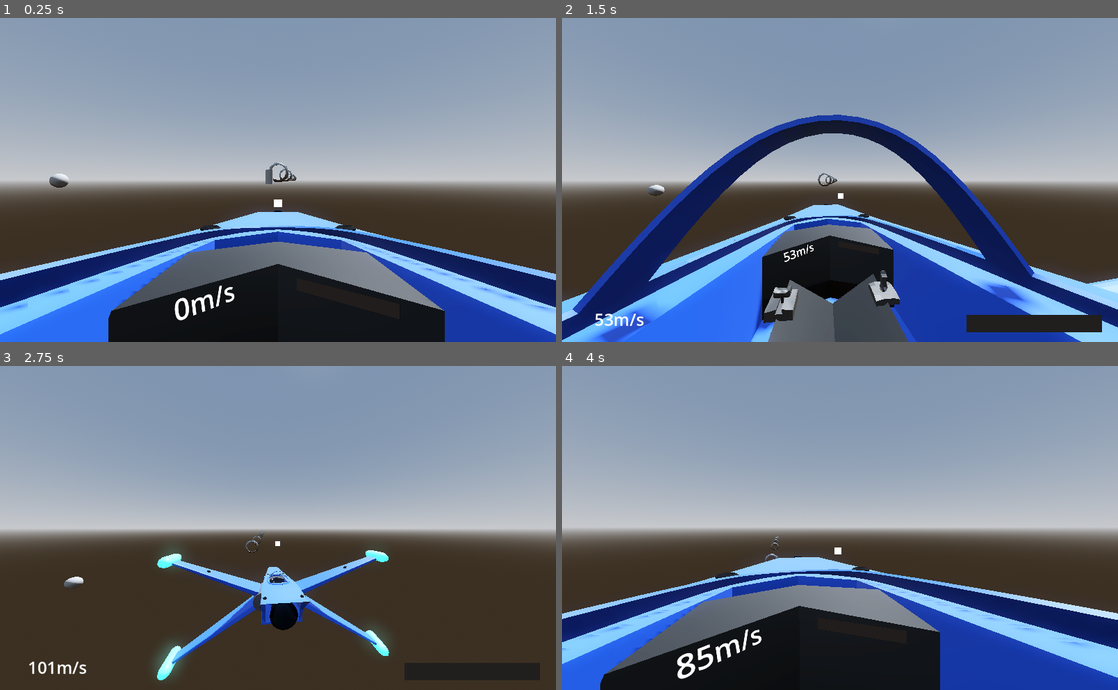
Above: before the commit, frames 1-4 (two rows, left to right).
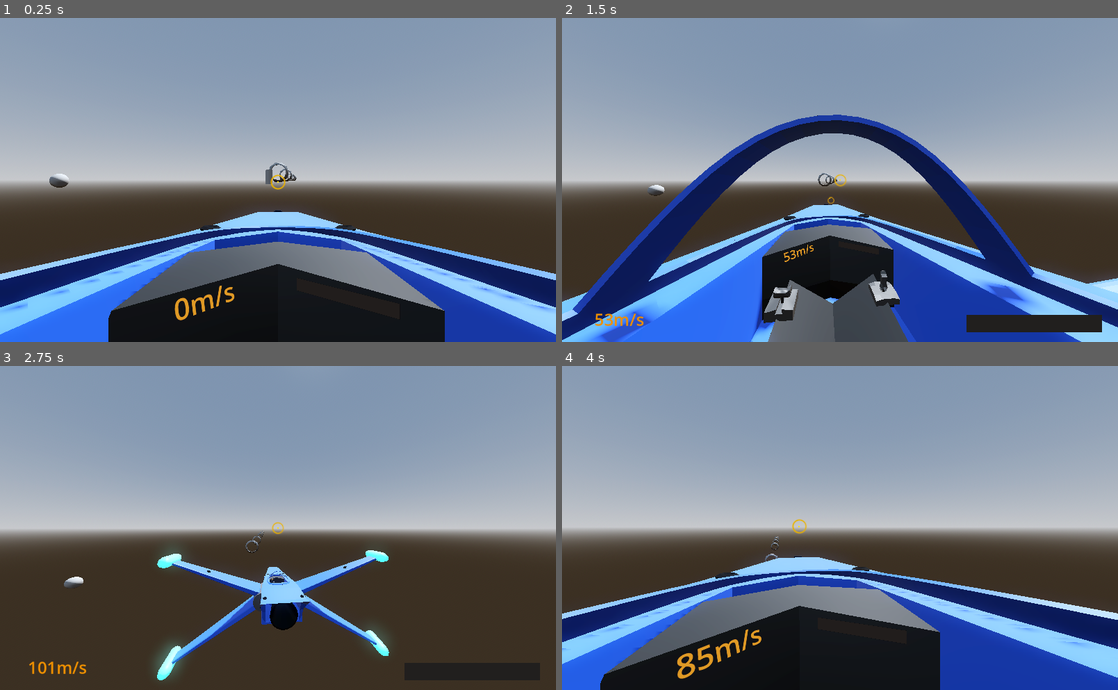
Above: after the commit, the same moments.

Repository: ZoeTheFox/oddity
Game: Godot game, scene res://Scenes/Main Scene/Main.tscn
Two runs of this game, one before a commit and one after it. Both use one fixed random seed, a clock stepped at 60 frames per second and the inputs below.
Inputs (mouse positions are in pixels of both pictures, inside the frame that each line leads up to):
- Up to frame 1 (0.25 s): no input
- Up to frame 2 (1.5 s): tap Enter at 0.5 s; move the mouse to (834, 186) at 0.52 s; hold Alt (camera-look-around) 0.53-1.28 s; hold Space (move-up) from 0.53 s (still down); move the mouse to (878, 183) at 1.27 s; tap K (camera-switch-view) at 1.35 s
- Up to frame 3 (2.75 s): keep holding Space (move-up); move the mouse to (233, 524) at 2.02 s; hold Alt (camera-look-around) from 2.03 s (still down)
- Up to frame 4 (4 s): move the mouse to (845, 528) at 2.77 s; release Space (move-up) at 2.78 s; release Alt (camera-look-around) at 2.78 s; hold A (move-left) 2.78-3.53 s; tap K (camera-switch-view) at 2.85 s; move the mouse to (817, 521) at 3.52 s; hold Space (move-up) from 3.53 s (still down); hold Alt (camera-look-around) from 3.53 s (still down)

The runs differ from the first frame. In frame 1, 0.4% of the frame differs, in the area x 31-52%, y 48-94%; in frame 2, 0.3%; in frame 3, 0.2%; in frame 4, 0.5%, in the area x 20-51%, y 47-97%.

Commit message:
added new crosshair

Diff:
--- /dev/null
+++ b/Oddity/Scenes/Spaceship/UI/Crosshair/PitchYawCrosshair.gd
@@ -0,0 +1,45 @@
+extends Node3D
+
+@export
+var is_first_person_crosshair : bool
+
+var x_offset : float
+var y_offset : float
+
+@onready
+var crosshairSprite = $crosshairUI1stPerson
+
+# Called when the node enters the scene tree for the first time.
+func _ready():
+	pass # Replace with function body.
+
+
+# Called every frame. 'delta' is the elapsed time since the previous frame.
+func _process(delta):
+ # Calculate the distance from the center (0,0) to the current position
+	var distance = Vector2(x_offset, y_offset).length()
+
+	# Map the distance to a scale value between 30% and 100%
+	var scale = lerp(1.0, 0.3, distance / 100)
+
+	scale = clamp(scale, 0.3, 1.0);
+
+	crosshairSprite.scale = Vector3(scale, scale, scale)
+
+	crosshairSprite.offset.x = x_offset / scale
+	crosshairSprite.offset.y = y_offset / scale
+
+
+func _on_user_control_yaw(percent):
+	x_offset = percent
+
+
+func _on_user_control_pitch(percent):
+	y_offset = -percent
+
+
+func _on_cameras_is_first_person_signal(is_first_person):
+	if (is_first_person and not is_first_person_crosshair):
+		hide()
+	else:
+		show()
--- /dev/null
+++ b/Oddity/Scenes/Spaceship/UI/Crosshair/crosshair.tscn
@@ -0,0 +1,19 @@
+[gd_scene load_steps=4 format=3 uid="uid://cr7t8smpohmy4"]
+
+[ext_resource type="Script" path="res://Scenes/Spaceship/UI/Crosshair/PitchYawCrosshair.gd" id="1_nl1el"]
+[ext_resource type="Texture2D" uid="uid://by7u6g7gfpff3" path="res://Scenes/Spaceship/UI/Crosshair/crosshair-round.png" id="2_a0kl3"]
+[ext_resource type="Texture2D" uid="uid://ddpa36y8mkpiy" path="res://Scenes/Spaceship/UI/Crosshair/crosshair.png" id="3_igigh"]
+
+[node name="Crosshair" type="Node3D"]
+script = ExtResource("1_nl1el")
+
+[node name="crosshairUI1stPerson" type="Sprite3D" parent="."]
+modulate = Color(0.823529, 0.564706, 0, 1)
+pixel_size = 0.001
+texture = ExtResource("2_a0kl3")
+
+[node name="Sprite3D2" type="Sprite3D" parent="."]
+transform = Transform3D(1, 0, 0, 0, 1, 0, 0, 0, 1, 0, 0, -0.249027)
+modulate = Color(0.988235, 0.784314, 0.117647, 1)
+pixel_size = 0.0005
+texture = ExtResource("3_igigh")
--- a/Oddity/Scenes/Spaceship/UI/ExteriorUI/ExteriorUI.tscn
+++ b/Oddity/Scenes/Spaceship/UI/ExteriorUI/ExteriorUI.tscn
@@ -1,9 +1,10 @@
 [gd_scene load_steps=3 format=3 uid="uid://y7nouloq56us"]
 
-[ext_resource type="PackedScene" uid="uid://dcrgqef52ouim" path="res://Scenes/Spaceship/UI/ThrustBarInterior/ThrustBar2D.tscn" id="1_cfluk"]
+[ext_resource type="PackedScene" uid="uid://dcrgqef52ouim" path="res://Scenes/Spaceship/UI/InteriorUI/ThrustBar2D.tscn" id="1_cfluk"]
 
 [sub_resource type="LabelSettings" id="LabelSettings_7noet"]
 font_size = 36
+font_color = Color(0.929412, 0.560784, 0, 1)
 
 [node name="ExteriorUI" type="Control"]
 layout_mode = 3
--- a/Oddity/Scenes/Spaceship/UI/ThrustBarInterior/ThrustBar.tscn
+++ b/Oddity/Scenes/Spaceship/UI/InteriorUI/ThrustBar.tscn
@@ -1,7 +1,7 @@
 [gd_scene load_steps=4 format=3 uid="uid://bgf8dwq20dfn3"]
 
-[ext_resource type="PackedScene" uid="uid://dcrgqef52ouim" path="res://Scenes/Spaceship/UI/ThrustBarInterior/ThrustBar2D.tscn" id="1_6ellf"]
-[ext_resource type="Script" path="res://Scenes/Spaceship/UI/ThrustBarInterior/ThrustBar.gd" id="1_j0yq7"]
+[ext_resource type="PackedScene" uid="uid://dcrgqef52ouim" path="res://Scenes/Spaceship/UI/InteriorUI/ThrustBar2D.tscn" id="1_6ellf"]
+[ext_resource type="Script" path="res://Scenes/Spaceship/UI/InteriorUI/ThrustBar.gd" id="1_j0yq7"]
 
 [sub_resource type="ViewportTexture" id="ViewportTexture_gaf51"]
 viewport_path = NodePath("SubViewport")
--- a/Oddity/Scenes/Spaceship/UI/PitchYaw/PitchYawCrosshair.gd
+++ /dev/null
@@ -1,23 +0,0 @@
-extends Sprite3D
-
-
-var x_offset : float
-var y_offset : float
-
-# Called when the node enters the scene tree for the first time.
-func _ready():
-	pass # Replace with function body.
-
-
-# Called every frame. 'delta' is the elapsed time since the previous frame.
-func _process(delta):
-	offset.x = x_offset
-	offset.y = y_offset
-
-
-func _on_user_control_yaw(percent):
-	x_offset = percent
-
-
-func _on_user_control_pitch(percent):
-	y_offset = -percent
--- a/Oddity/Scenes/Spaceship/UI/PitchYaw/crossahair_ui_3_rd_person.tscn
+++ /dev/null
@@ -1,16 +0,0 @@
-[gd_scene load_steps=3 format=3 uid="uid://sbarbbx73psc"]
-
-[ext_resource type="Texture2D" uid="uid://b1587k88s4fw4" path="res://Scenes/Spaceship/UI/PitchYaw/crosshair.png" id="1_h4n60"]
-[ext_resource type="Script" path="res://Scenes/Spaceship/UI/PitchYaw/PitchYawCrosshair.gd" id="2_y4kvw"]
-
-[node name="crossahairUI3rdPerson" type="Sprite3D"]
-transform = Transform3D(1, 0, 0, 0, 1, 0, 0, 0, 1, 0, 0.546898, -5.2922)
-pixel_size = 0.009
-texture = ExtResource("1_h4n60")
-script = ExtResource("2_y4kvw")
-
-[node name="Sprite3D2" type="Sprite3D" parent="."]
-transform = Transform3D(1, 0, 0, 0, 1, 0, 0, 0, 1, 0, 0.546898, -5.29219)
-modulate = Color(0.811765, 0.811765, 0.811765, 1)
-pixel_size = 0.0051
-texture = ExtResource("1_h4n60")
--- a/Oddity/Scenes/Spaceship/UI/PitchYaw/crosshair_ui_1_st_person.tscn
+++ /dev/null
@@ -1,16 +0,0 @@
-[gd_scene load_steps=3 format=3 uid="uid://cr7t8smpohmy4"]
-
-[ext_resource type="Texture2D" uid="uid://b1587k88s4fw4" path="res://Scenes/Spaceship/UI/PitchYaw/crosshair.png" id="1_btdqc"]
-[ext_resource type="Script" path="res://Scenes/Spaceship/UI/PitchYaw/PitchYawCrosshair.gd" id="2_tt2mk"]
-
-[node name="crosshairUI1stPerson" type="Sprite3D"]
-transform = Transform3D(1, 0, 0, 0, 1, 0, 0, 0, 1, 0, -0.121, -1.088)
-pixel_size = 0.002
-texture = ExtResource("1_btdqc")
-script = ExtResource("2_tt2mk")
-
-[node name="Sprite3D2" type="Sprite3D" parent="."]
-transform = Transform3D(1, 0, 0, 0, 1, 0, 0, 0, 1, 0, -0.121, -1.088)
-modulate = Color(0.811765, 0.811765, 0.811765, 1)
-pixel_size = 0.0005
-texture = ExtResource("1_btdqc")
--- a/Oddity/Scenes/Spaceship/UI/ThrustSpeedText/ThrustAndSpeed.gd
+++ /dev/null
@@ -1,21 +0,0 @@
-extends Control
-
-var speeda : float
-var throttlea : float
-
-# Called when the node enters the scene tree for the first time.
-func _ready():
-	pass # Replace with function body.
-
-
-# Called every frame. 'delta' is the elapsed time since the previous frame.
-func _process(delta):
-	$MarginContainer/HBoxContainer/RichTextLabel.text = "speed: " + str(speeda) + "\nThrottle: " + str(throttlea)
-
-
-func _on_fighter_gen_7_speed_signal(speed):
-	speeda = speed
-
-
-func _on_user_control_throttle_signal(throttle):
-	throttlea = throttle
--- a/Oddity/Scenes/Spaceship/UI/ThrustSpeedText/UI.tscn
+++ /dev/null
@@ -1,28 +0,0 @@
-[gd_scene load_steps=2 format=3 uid="uid://bfe8v0o7ohgvi"]
-
-[ext_resource type="Script" path="res://Scenes/Spaceship/UI/ThrustSpeedText/ThrustAndSpeed.gd" id="1_rsbhx"]
-
-[node name="UI" type="Control"]
-layout_mode = 3
-anchors_preset = 15
-anchor_right = 1.0
-anchor_bottom = 1.0
-grow_horizontal = 2
-grow_vertical = 2
-script = ExtResource("1_rsbhx")
-
-[node name="MarginContainer" type="MarginContainer" parent="."]
-layout_mode = 1
-anchors_preset = 15
-anchor_right = 1.0
-anchor_bottom = 1.0
-grow_horizontal = 2
-grow_vertical = 2
-
-[node name="HBoxContainer" type="HBoxContainer" parent="MarginContainer"]
-layout_mode = 2
-
-[node name="RichTextLabel" type="RichTextLabel" parent="MarginContainer/HBoxContainer"]
-custom_minimum_size = Vector2(100, 0)
-layout_mode = 2
-text = "dsfsdfdsfd"
--- a/Oddity/Scenes/Spaceship/fighter_gen_7.tscn
+++ b/Oddity/Scenes/Spaceship/fighter_gen_7.tscn
@@ -8,9 +8,9 @@
 [ext_resource type="ArrayMesh" uid="uid://dh5qg0701ykbr" path="res://Assets/Spaceships/FighterGen7/fighterGen7-CollisionMesh.obj" id="4_u2t7m"]
 [ext_resource type="Script" path="res://Scenes/Spaceship/Scripts/CameraScripts/CameraShake.gd" id="7_1k7xb"]
 [ext_resource type="PackedScene" uid="uid://d0j0koj552phk" path="res://Scenes/Spaceship/VelocityArrow/Velocity_Arrows.tscn" id="7_8us3n"]
-[ext_resource type="PackedScene" uid="uid://cr7t8smpohmy4" path="res://Scenes/Spaceship/UI/PitchYaw/crosshair_ui_1_st_person.tscn" id="7_c6fve"]
-[ext_resource type="Script" path="res://Scenes/Spaceship/UI/SpeedUI.gd" id="8_dc5un"]
-[ext_resource type="PackedScene" uid="uid://bgf8dwq20dfn3" path="res://Scenes/Spaceship/UI/ThrustBarInterior/ThrustBar.tscn" id="9_p60qj"]
+[ext_resource type="PackedScene" uid="uid://cr7t8smpohmy4" path="res://Scenes/Spaceship/UI/PitchYaw/crosshair.tscn" id="7_c6fve"]
+[ext_resource type="Script" path="res://Scenes/Spaceship/UI/InteriorUI/SpeedUI.gd" id="8_0jh2p"]
+[ext_resource type="PackedScene" uid="uid://bgf8dwq20dfn3" path="res://Scenes/Spaceship/UI/InteriorUI/ThrustBar.tscn" id="9_p60qj"]
 [ext_resource type="PackedScene" uid="uid://y7nouloq56us" path="res://Scenes/Spaceship/UI/ExteriorUI/ExteriorUI.tscn" id="10_hq4ty"]
 [ext_resource type="Script" path="res://Scenes/Spaceship/UI/ExteriorUI/ExteriorUI.gd" id="11_1okw4"]
 
@@ -135,13 +135,15 @@
 acceleration_movement_factor_third_person = 0.2
 camera_shake_strength_third_person = 100.0
 
+[node name="Crosshair" parent="Ship/Cameras/CameraPivots/TwistPivot/PitchPivot/Camera3D" instance=ExtResource("7_c6fve")]
+transform = Transform3D(1, 0, 0, 0, 1, 0, 0, 0, 1, 0, 0, -1.06799)
+visible = false
+
 [node name="CameraViewSwitchAnimator" type="AnimationPlayer" parent="Ship/Cameras/CameraPivots/TwistPivot/PitchPivot/Camera3D"]
 libraries = {
 "": SubResource("AnimationLibrary_5p352")
 }
 
-[node name="crosshairUI1stPerson" parent="Ship/Cameras/CameraPivots/TwistPivot/PitchPivot/Camera3D" instance=ExtResource("7_c6fve")]
-
 [node name="UI" type="Node3D" parent="."]
 
 [node name="InteriorUI" type="Node3D" parent="UI"]
@@ -149,13 +151,18 @@
 [node name="SpeedUI" type="Label3D" parent="UI/InteriorUI"]
 transform = Transform3D(0.824723, -0.251608, 0.506483, 0.0378511, 0.918129, 0.394469, -0.564268, -0.306157, 0.766726, -0.430985, 0.726422, 0.508235)
 pixel_size = 0.002
+modulate = Color(0.772549, 0.47451, 0.145098, 1)
 outline_modulate = Color(0, 0, 0, 0)
 text = "Test"
 font_size = 74
-script = ExtResource("8_dc5un")
+script = ExtResource("8_0jh2p")
 
 [node name="ThrustBar" parent="UI/InteriorUI" instance=ExtResource("9_p60qj")]
 transform = Transform3D(0.143435, 0, -0.0815555, 0, 0.165, 0, 0.0815555, 0, 0.143435, 0.396223, 0.726971, 0.475676)
+
+[node name="Crosshair" parent="UI/InteriorUI" instance=ExtResource("7_c6fve")]
+transform = Transform3D(1, 0, 0, 0, 1, 0, 0, 0, 1, 0, 1.4316, 0.50529)
+is_first_person_crosshair = true
 
 [node name="ExteriorUI" type="Node3D" parent="UI"]
 
@@ -205,7 +212,8 @@
 [connection signal="no_thrust_up" from="UserControl" to="." method="_on_user_control_no_thrust_up"]
 [connection signal="no_yaw" from="UserControl" to="." method="_on_user_control_no_yaw"]
 [connection signal="pitch" from="UserControl" to="." method="_on_user_control_pitch"]
-[connection signal="pitch" from="UserControl" to="Ship/Cameras/CameraPivots/TwistPivot/PitchPivot/Camera3D/crosshairUI1stPerson" method="_on_user_control_pitch"]
+[connection signal="pitch" from="UserControl" to="UI/InteriorUI/Crosshair" method="_on_user_control_pitch"]
+[connection signal="pitch" from="UserControl" to="Ship/Cameras/CameraPivots/TwistPivot/PitchPivot/Camera3D/Crosshair" method="_on_user_control_pitch"]
 [connection signal="roll" from="UserControl" to="." method="_on_user_control_roll"]
 [connection signal="throttle_signal" from="UserControl" to="." method="_on_user_control_throttle_signal"]
 [connection signal="throttle_signal" from="UserControl" to="UI/InteriorUI/ThrustBar" method="_on_user_control_throttle_signal"]
@@ -217,8 +225,10 @@
 [connection signal="thrust_right" from="UserControl" to="." method="_on_user_control_thrust_right"]
 [connection signal="thrust_up" from="UserControl" to="." method="_on_user_control_thrust_up"]
 [connection signal="yaw" from="UserControl" to="." method="_on_user_control_yaw"]
-[connection signal="yaw" from="UserControl" to="Ship/Cameras/CameraPivots/TwistPivot/PitchPivot/Camera3D/crosshairUI1stPerson" method="_on_user_control_yaw"]
+[connection signal="yaw" from="UserControl" to="UI/InteriorUI/Crosshair" method="_on_user_control_yaw"]
+[connection signal="yaw" from="UserControl" to="Ship/Cameras/CameraPivots/TwistPivot/PitchPivot/Camera3D/Crosshair" method="_on_user_control_yaw"]
 [connection signal="timeout" from="UserControl/Timer" to="UserControl" method="_on_timer_timeout"]
 [connection signal="is_first_person_signal" from="Ship/Cameras" to="Ship/Cameras/CameraPivots/TwistPivot/PitchPivot/Camera3D" method="_on_cameras_is_first_person_signal"]
 [connection signal="is_first_person_signal" from="Ship/Cameras" to="UI/ExteriorUI/ExteriorUI" method="_on_cameras_is_first_person_signal"]
+[connection signal="is_first_person_signal" from="Ship/Cameras" to="Ship/Cameras/CameraPivots/TwistPivot/PitchPivot/Camera3D/Crosshair" method="_on_cameras_is_first_person_signal"]
 [connection signal="set_default_position" from="Ship/Cameras" to="Ship/Cameras/CameraPivots/TwistPivot/PitchPivot/Camera3D" method="_on_cameras_set_default_position"]
Binary file added: Oddity/Scenes/Spaceship/UI/Crosshair/crosshair-round.png
Not shown, changed: Oddity/Scenes/Spaceship/UI/Crosshair/crosshair-round.png.import
Renamed: Oddity/Scenes/Spaceship/UI/PitchYaw/crosshair.png -> Oddity/Scenes/Spaceship/UI/Crosshair/crosshair.png
Not shown, added: Oddity/Scenes/Spaceship/UI/Crosshair/crosshair.png.import
Renamed: Oddity/Scenes/Spaceship/UI/SpeedUI.gd -> Oddity/Scenes/Spaceship/UI/InteriorUI/SpeedUI.gd
Renamed: Oddity/Scenes/Spaceship/UI/ThrustBarInterior/ThrustBar.gd -> Oddity/Scenes/Spaceship/UI/InteriorUI/ThrustBar.gd
Renamed: Oddity/Scenes/Spaceship/UI/ThrustBarInterior/ThrustBar2D.tscn -> Oddity/Scenes/Spaceship/UI/InteriorUI/ThrustBar2D.tscn
